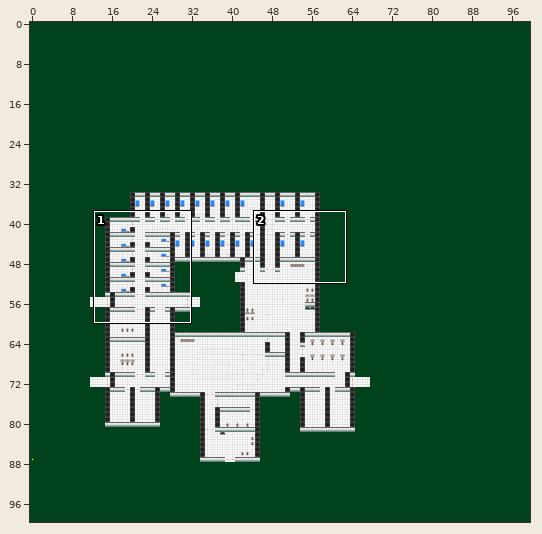
Two states of a Tiled map, ALPHA TEX/world3.tmx. The picture above shows the old version from afar; the outline marks the close-up.
Close-up. Earlier state:
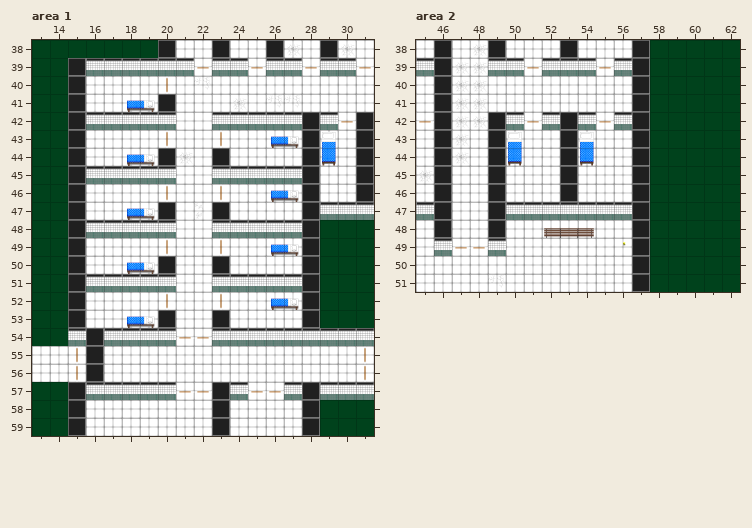
Cells are 64x64 px. Shown: area 1 x 13..31, y 38..59; area 2 x 45..62, y 38..51. The commit also changed other parts of the map, which this record leaves out.
The result:
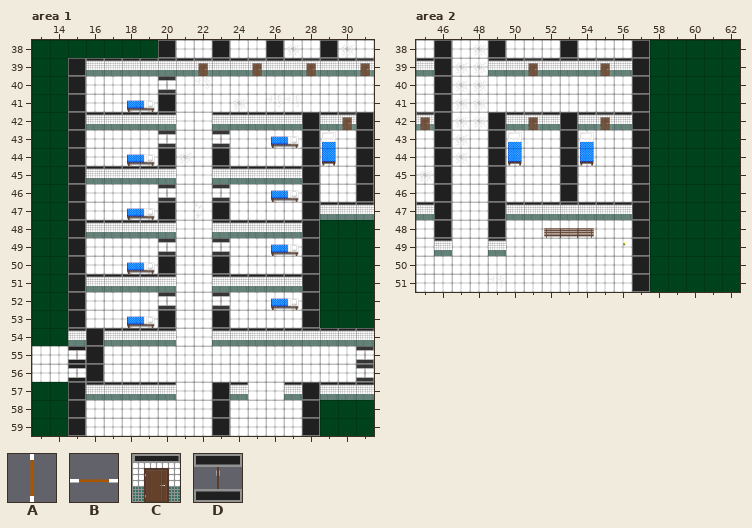
Key: from "alpha_sprite_sheet": A 9, B 10; from "floor_wall_sheet": C 7, D 9.
_ is an empty cell.
Tiles replaced or removed in this view: A, B.
Edits made:
Changed rows in their new state; . is an unchanged cell.
Layer "väggar", area 1:
first column x 15:
55 D
56 D
Layer "Dörrar", area 1:
first column x 15:
39 .......C..C..C..C
40 .....D...........
42 ...............C.
43 .....D..D........
46 .....D..D........
49 .....D..D........
52 .....D..D........
54 ......__.........
55 _...............D
56 _...............D
57 ......__..__.....
Layer "Dörrar", area 2:
first column x 45:
39 ......C...C
42 C.....C...C
first column x 47:
49 __
